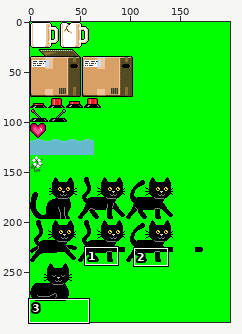
Sprite sheet, stored at project/resources/spritesheet_green.png. The first picture is a wide view before the edit; the outline marks the close-up.
Close-up. Old version:
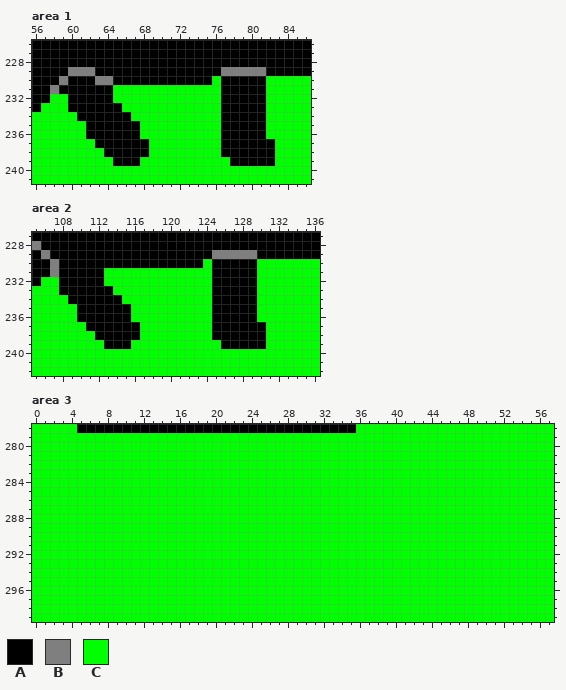
The file is 200x300 pixels. Colours within 5 levels of each other are drawn and written as one. Shown: area 1: x 56..86, y 226..241; area 2: x 105..136, y 227..242; area 3: x 0..57, y 278..299. The commit also changed other parts of the picture, which this record leaves out.
Palette (. is transparent): A #000000  B #7f7f7f  C #00ff00
Pixels before, area 1, first column x 56:
226 AAAAAAAAAAAAAAAAAAAAAAAAAAAAAAA
227 AAAAAAAAAAAAAAAAAAAAAAAAAAAAAAA
228 AAAAAAAAAAAAAAAAAAAAAAAAAAAAAAA
229 AAAABBBAAAAAAAAAAAAAABBBBBAAAAA
230 AAABAAABBAAAAAAAAAAACAAAAACCCCC
231 AABAAAAAACCCCCCCCCCCCAAAAACCCCC
232 AACCAAAAACCCCCCCCCCCCAAAAACCCCC
233 ACCCAAAAAACCCCCCCCCCCAAAAACCCCC
234 CCCCCAAAAAACCCCCCCCCCAAAAACCCCC
235 CCCCCCAAAAAACCCCCCCCCAAAAACCCCC
236 CCCCCCAAAAAACCCCCCCCCAAAAACCCCC
237 CCCCCCCAAAAAACCCCCCCCAAAAAACCCC
238 CCCCCCCCAAAAACCCCCCCCAAAAAACCCC
239 CCCCCCCCCAAACCCCCCCCCCAAAAACCCC
240 CCCCCCCCCCCCCCCCCCCCCCCCCCCCCCC
241 CCCCCCCCCCCCCCCCCCCCCCCCCCCCCCC
Pixels before, area 2, first column x 105:
227 AAAAAAAAAAAAAAAAAAAAAAAAAAAAAAAA
228 BAAAAAAAAAAAAAAAAAAAAAAAAAAAAAAA
229 ABAAAAAAAAAAAAAAAAAABBBBBAAAAAAA
230 AABAAAAAAAAAAAAAAAACAAAAACCCCCCC
231 AABAAAAACCCCCCCCCCCCAAAAACCCCCCC
232 ACCAAAAACCCCCCCCCCCCAAAAACCCCCCC
233 CCCAAAAAACCCCCCCCCCCAAAAACCCCCCC
234 CCCCAAAAAACCCCCCCCCCAAAAACCCCCCC
235 CCCCCAAAAAACCCCCCCCCAAAAACCCCCCC
236 CCCCCAAAAAACCCCCCCCCAAAAACCCCCCC
237 CCCCCCAAAAAACCCCCCCCAAAAAACCCCCC
238 CCCCCCCAAAAACCCCCCCCAAAAAACCCCCC
239 CCCCCCCCAAACCCCCCCCCCAAAAACCCCCC
240 CCCCCCCCCCCCCCCCCCCCCCCCCCCCCCCC
241 CCCCCCCCCCCCCCCCCCCCCCCCCCCCCCCC
242 CCCCCCCCCCCCCCCCCCCCCCCCCCCCCCCC
Pixels before, area 3, first column x 0:
278 CCCCCAAAAAAAAAAAAAAAAAAAAAAAAAAAAAAACCCCCCCCCCCCCCCCCCCCCC
279 CCCCCCCCCCCCCCCCCCCCCCCCCCCCCCCCCCCCCCCCCCCCCCCCCCCCCCCCCC
280 CCCCCCCCCCCCCCCCCCCCCCCCCCCCCCCCCCCCCCCCCCCCCCCCCCCCCCCCCC
281 CCCCCCCCCCCCCCCCCCCCCCCCCCCCCCCCCCCCCCCCCCCCCCCCCCCCCCCCCC
282 CCCCCCCCCCCCCCCCCCCCCCCCCCCCCCCCCCCCCCCCCCCCCCCCCCCCCCCCCC
283 CCCCCCCCCCCCCCCCCCCCCCCCCCCCCCCCCCCCCCCCCCCCCCCCCCCCCCCCCC
284 CCCCCCCCCCCCCCCCCCCCCCCCCCCCCCCCCCCCCCCCCCCCCCCCCCCCCCCCCC
285 CCCCCCCCCCCCCCCCCCCCCCCCCCCCCCCCCCCCCCCCCCCCCCCCCCCCCCCCCC
286 CCCCCCCCCCCCCCCCCCCCCCCCCCCCCCCCCCCCCCCCCCCCCCCCCCCCCCCCCC
287 CCCCCCCCCCCCCCCCCCCCCCCCCCCCCCCCCCCCCCCCCCCCCCCCCCCCCCCCCC
288 CCCCCCCCCCCCCCCCCCCCCCCCCCCCCCCCCCCCCCCCCCCCCCCCCCCCCCCCCC
289 CCCCCCCCCCCCCCCCCCCCCCCCCCCCCCCCCCCCCCCCCCCCCCCCCCCCCCCCCC
290 CCCCCCCCCCCCCCCCCCCCCCCCCCCCCCCCCCCCCCCCCCCCCCCCCCCCCCCCCC
291 CCCCCCCCCCCCCCCCCCCCCCCCCCCCCCCCCCCCCCCCCCCCCCCCCCCCCCCCCC
292 CCCCCCCCCCCCCCCCCCCCCCCCCCCCCCCCCCCCCCCCCCCCCCCCCCCCCCCCCC
293 CCCCCCCCCCCCCCCCCCCCCCCCCCCCCCCCCCCCCCCCCCCCCCCCCCCCCCCCCC
294 CCCCCCCCCCCCCCCCCCCCCCCCCCCCCCCCCCCCCCCCCCCCCCCCCCCCCCCCCC
295 CCCCCCCCCCCCCCCCCCCCCCCCCCCCCCCCCCCCCCCCCCCCCCCCCCCCCCCCCC
296 CCCCCCCCCCCCCCCCCCCCCCCCCCCCCCCCCCCCCCCCCCCCCCCCCCCCCCCCCC
297 CCCCCCCCCCCCCCCCCCCCCCCCCCCCCCCCCCCCCCCCCCCCCCCCCCCCCCCCCC
298 CCCCCCCCCCCCCCCCCCCCCCCCCCCCCCCCCCCCCCCCCCCCCCCCCCCCCCCCCC
299 CCCCCCCCCCCCCCCCCCCCCCCCCCCCCCCCCCCCCCCCCCCCCCCCCCCCCCCCCC
The result:
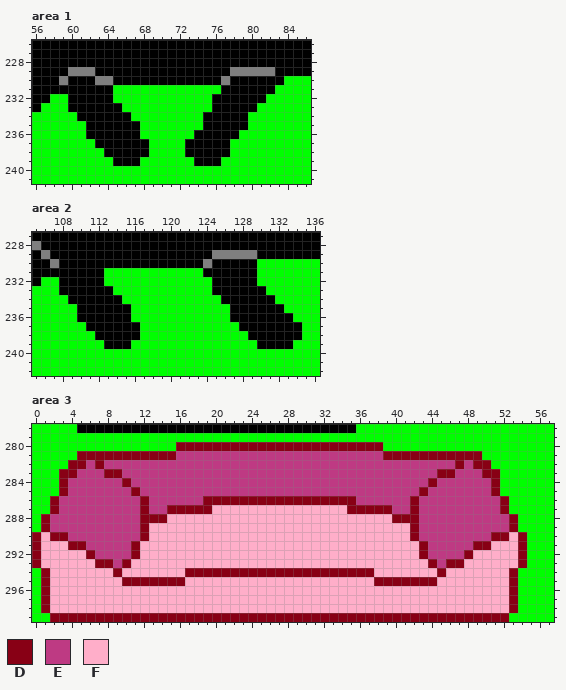
Colours new in this view: D #880015  E #be3a83  F #ffaec9
Diff:
Changed rows in their new state; - is an unchanged pixel.
Area 1:
first column x 58:
229 -------------------A----B-
230 ------------------AB----AA
231 A-----------------------A-
232 ------------------A-------
233 ------------------A----C--
234 -----------------AA---CC--
235 -----------------AA---CC--
236 ----------------AAA--CCC--
237 ---------------AAAA-CCCCC-
238 ---------------AAAA-CCCCC-
239 ----------------AAA-CCCCC-
Area 2:
first column x 107:
230 -----------------B----------
231 A----------------A----------
233 -----------------------A----
234 ------------------C----AA---
235 ------------------CC---AAA--
236 ------------------CC---AAAA-
237 ------------------CCC---AAAA
238 ------------------CCCC--AAAA
239 -------------------CCCC-AAA-
Area 3:
first column x 0:
280 ----------------DDDDDDDDDDDDDDDDDDDDDDD----------------
281 -----DDDDDDDDDDDEEEEEEEEEEEEEEEEEEEEEEEDDDDDDDDDDD-----
282 ----DDEDEEEEEEEEEEEEEEEEEEEEEEEEEEEEEEEEEEEEEEEDEDD----
283 ---DDEEEDDEEEEEEEEEEEEEEEEEEEEEEEEEEEEEEEEEEEDDEEEDD---
284 ---DEEEEEEDEEEEEEEEEEEEEEEEEEEEEEEEEEEEEEEEEDEEEEEED---
285 ---DEEEEEEEDEEEEEEEEEEEEEEEEEEEEEEEEEEEEEEEDEEEEEEED---
286 --DEEEEEEEEEDEEEEEEDDDDDDDDDDDDDDDDDEEEEEEDEEEEEEEEED--
287 --DEEEEEEEEEDEEDDDDDFFFFFFFFFFFFFFFDDDDDEEDEEEEEEEEED--
288 -DEEEEEEEEEEDDDFFFFFFFFFFFFFFFFFFFFFFFFFDDDEEEEEEEEEED-
289 -DEEEEEEEEEEDFFFFFFFFFFFFFFFFFFFFFFFFFFFFFDEEEEEEEEEED-
290 DFDDEEEEEEEEDFFFFFFFFFFFFFFFFFFFFFFFFFFFFFDEEEEEEEEDDFD
291 DFFFDDEEEEEDFFFFFFFFFFFFFFFFFFFFFFFFFFFFFFFDEEEEEDDFFFD
292 DFFFFFDEEEEDFFFFFFFFFFFFFFFFFFFFFFFFFFFFFFFDEEEEDFFFFFD
293 DFFFFFFDDEDFFFFFFFFFFFFFFFFFFFFFFFFFFFFFFFFFDEDDFFFFFFD
294 -DFFFFFFFDFFFFFFFDDDDDDDDDDDDDDDDDDDDDFFFFFFFDFFFFFFFD-
295 -DFFFFFFFFDDDDDDDFFFFFFFFFFFFFFFFFFFFFDDDDDDDFFFFFFFFD-
296 -DFFFFFFFFFFFFFFFFFFFFFFFFFFFFFFFFFFFFFFFFFFFFFFFFFFFD-
297 -DFFFFFFFFFFFFFFFFFFFFFFFFFFFFFFFFFFFFFFFFFFFFFFFFFFFD-
298 -DFFFFFFFFFFFFFFFFFFFFFFFFFFFFFFFFFFFFFFFFFFFFFFFFFFFD-
299 --DDDDDDDDDDDDDDDDDDDDDDDDDDDDDDDDDDDDDDDDDDDDDDDDDDD--
Pixel boxes of the changes (left, top, right, bottom) in both close-ups:
changed: (185, 67, 284, 166)
changed: (50, 85, 59, 94)
changed: (203, 259, 302, 349)
changed: (50, 268, 59, 277)
changed: (32, 442, 527, 622)
